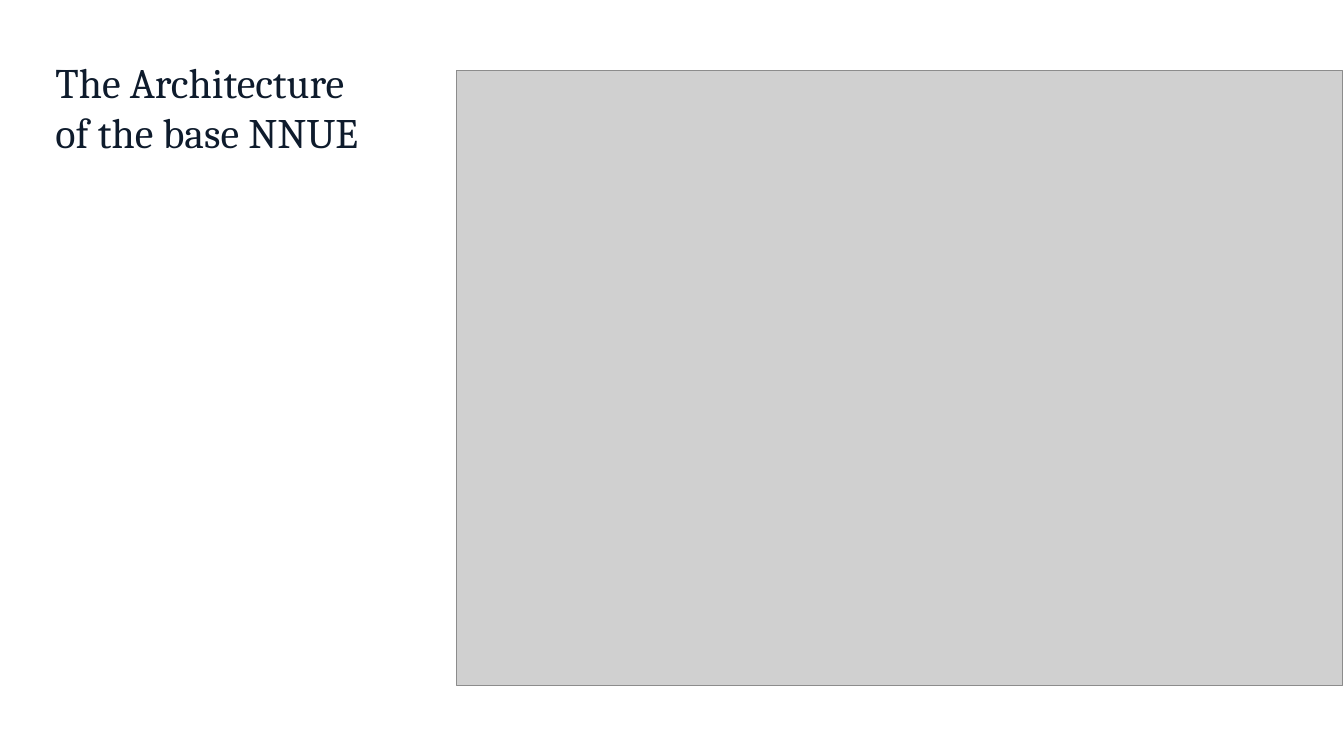
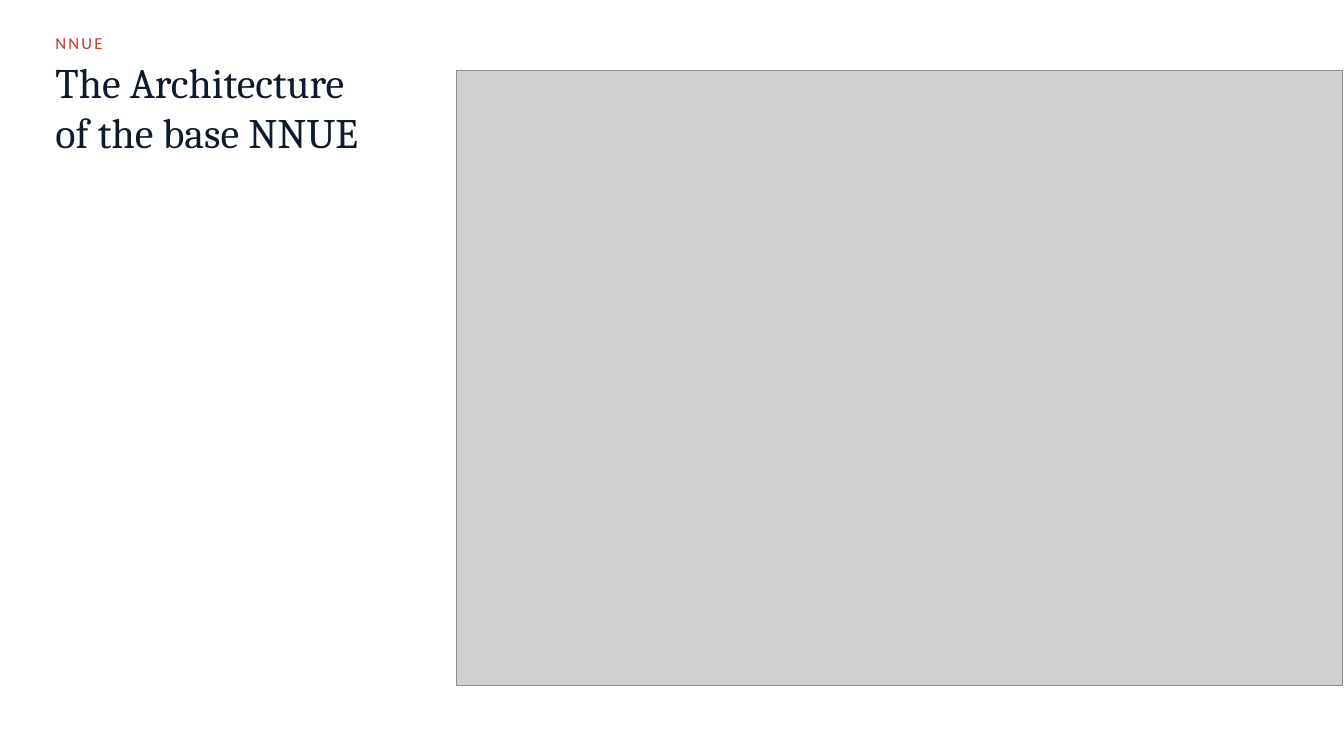
Before and after one commit to Omega97/masters-thesis-unsupervised-bucketing, a slide deck: slide 4 of Presentation/Chess_MoE_defense.pptx (slide 3 before the commit). Drawn at 1344x756 pixels with LibreOffice and Linux fonts; fonts in the diff are those of the drawing; grey boxes stand for pictures. Boxes give left, top, right and bottom in pixels: in the first picture for what was removed or moved away, otherwise in the second. Text is boxed around its words. In the diff, an @@ line names an element or a change of style, - is before the commit and + after.

```diff
--- a/Presentation/Chess_MoE_defense.pptx
+++ b/Presentation/Chess_MoE_defense.pptx
@@ text added at box(55, 38, 102, 49), 12 pt, text #C0392B @@
+NNUE
```
Also in this commit, not shown: 4 other slides changed, 2 slides added.
